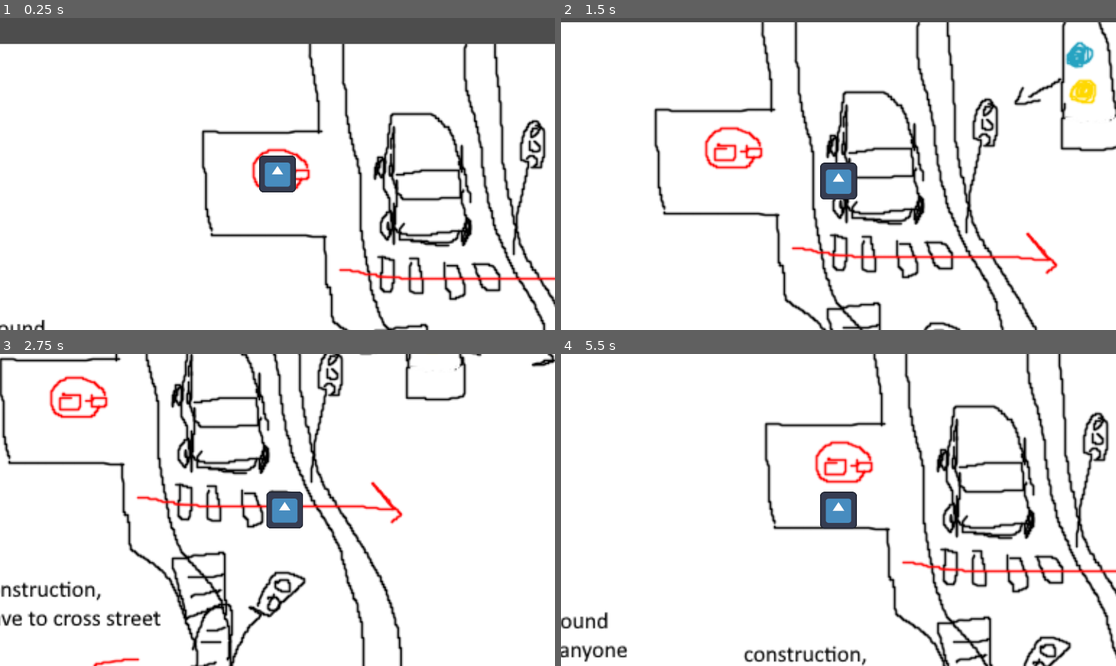
Above: before the commit, frames 1-4 (two rows, left to right).
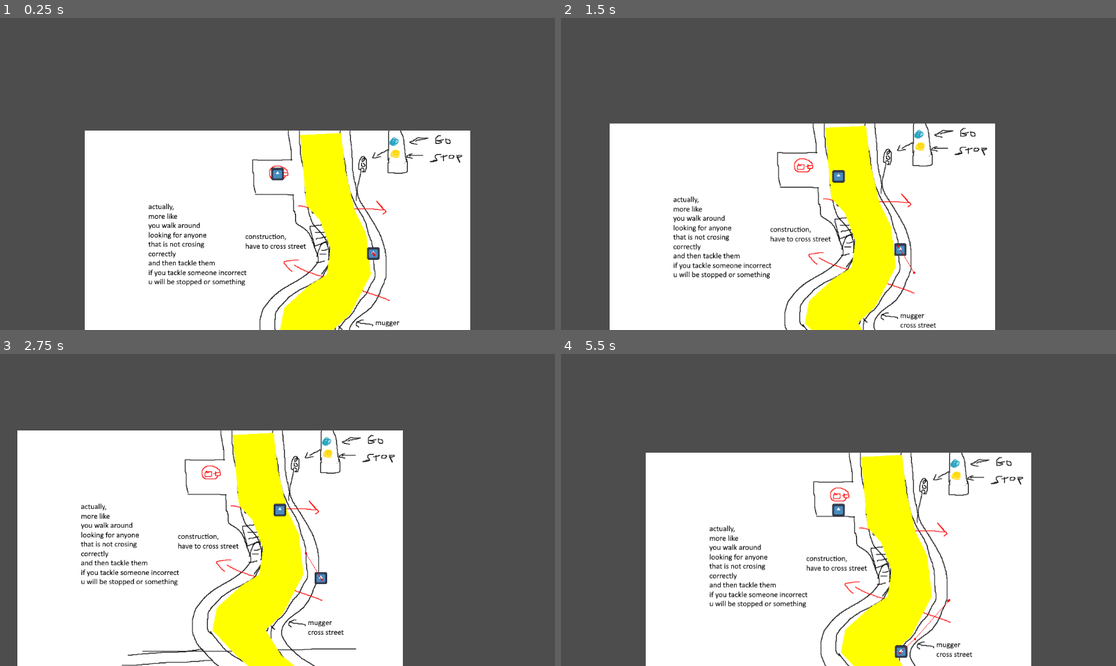
Above: after the commit, the same moments.

Repository: standycore/world_jump
Game: Godot game, scene res://scenes/worlds/world1.tscn
Same seed, same stepped clock (60 frames per second), same inputs: the game is played once before the commit and once after it. The project has no main scene, so this scene is started directly. The engine's default icon, where the game draws it, is replaced by a stand-in: a white triangle on a blue panel in a dark square.
Inputs (mouse positions are in pixels of both pictures, inside the frame that each line leads up to):
- Up to frame 1 (0.25 s): no input
- Up to frame 2 (1.5 s): tap Enter at 0.5 s; move the mouse to (960, 158) at 0.52 s; hold Right (ui_right) 0.53-1.28 s; move the mouse to (727, 189) at 1.27 s; hold Down (ui_down) from 1.28 s (still down)
- Up to frame 3 (2.75 s): move the mouse to (333, 441) at 2.02 s; release Down (ui_down) at 2.03 s; hold Right (ui_right) from 2.03 s (still down)
- Up to frame 4 (5.5 s): move the mouse to (810, 572) at 2.77 s; release Right (ui_right) at 2.78 s; hold Up (ui_up) 2.78-3.53 s; move the mouse to (1005, 556) at 3.52 s; hold Left (ui_left) 3.53-5.03 s; move the mouse to (672, 463) at 4.27 s; move the mouse to (866, 510) at 5.02 s; hold Down (ui_down) from 5.03 s (still down)

The runs differ from the first frame. In frame 1, 60% of the frame differs, in the area x 0-100%, y 8-100%; in frame 2, 66%; in frame 3, 63%; in frame 4, 66%, in the area x 0-100%, y 0-100%.

Commit message:
crosswalk, and npc now  moves randomly

Diff:
--- /dev/null
+++ b/scenes/components/npc/npc.gd
@@ -0,0 +1,51 @@
+extends CharacterBody2D
+
+const SPEED := 100.0
+
+@onready var nav_agent: NavigationAgent2D = $NavigationAgent2D
+
+var _moving_enabled := false
+var _next_pos := Vector2(0, 0)
+var _crossing_link := false
+var _link_exit_position := Vector2(0, 0)
+
+func set_target_position(pos: Vector2):
+	nav_agent.target_position = pos
+
+func _ready():
+
+	nav_agent.navigation_finished.connect(func():
+
+		await get_tree().create_timer(randf() * 2).timeout
+		nav_agent.target_position = position + (Vector2(randf(), randf()) - Vector2(.5, .5)) * 2 * 200
+	)
+
+	set_target_position(position + Vector2(randf() * 10, randf() * 10))
+
+func _physics_process(_delta):
+
+	#if nav_agent.target_position != get_global_mouse_position():
+		#print("path changed")
+		#nav_agent.target_position = get_global_mouse_position()
+
+	#print(_moving_enabled)
+
+	if not nav_agent.is_navigation_finished():
+		_moving_enabled = true
+		if _crossing_link:
+			print("using link end position ", _link_exit_position)
+			_next_pos = _link_exit_position
+			if (_next_pos - position).length() < 5:
+				_crossing_link = false
+		else:
+			_next_pos = nav_agent.get_next_path_position()
+	else:
+		_moving_enabled = false
+
+	if _moving_enabled:
+		var dir := _next_pos - position
+		dir = dir.normalized()
+
+		velocity = dir * SPEED
+
+		move_and_slide()
--- a/scenes/worlds/world1.tscn
+++ b/scenes/worlds/world1.tscn
@@ -1,15 +1,24 @@
-[gd_scene load_steps=5 format=3 uid="uid://bacp2urbmxd78"]
+[gd_scene load_steps=9 format=3 uid="uid://bacp2urbmxd78"]
 
 [ext_resource type="PackedScene" uid="uid://bjro5c3dxjgcn" path="res://scenes/player/player.tscn" id="1_meu70"]
 [ext_resource type="Texture2D" uid="uid://dus0ngjtdxp6e" path="res://assets/sketches/pasted_image.png" id="1_ssurg"]
 [ext_resource type="Script" path="res://scenes/components/camera_follow/camera_follow.gd" id="3_08vvf"]
+[ext_resource type="Script" path="res://scenes/components/npc/npc.gd" id="4_6sbyl"]
+[ext_resource type="Texture2D" uid="uid://buadhcjn8144d" path="res://misc/icon.svg" id="4_khl15"]
 
 [sub_resource type="NavigationPolygon" id="NavigationPolygon_72e6e"]
-vertices = PackedVector2Array(-132, -61, -138, 88, -138, 87, 278, 445, 295, 484, -406, 486, 198, 404, 157, 372, 142, 323, -23, 289, 40, -21, 36, -63, 141, -63, 153, 42, -32, 28, -36, -22, 39, 32, 69, 113, 46, 94, 201, 124, 95, 165, 216, 215, 176, 287, 78, 202, 14, 251, -406, -61, -162, 258)
-polygons = Array[PackedInt32Array]([PackedInt32Array(0, 1, 2), PackedInt32Array(3, 4, 5, 6), PackedInt32Array(7, 6, 5), PackedInt32Array(8, 7, 5, 9), PackedInt32Array(10, 11, 12, 13), PackedInt32Array(14, 15, 10, 16), PackedInt32Array(17, 18, 16, 10, 13, 19), PackedInt32Array(20, 17, 19, 21, 22), PackedInt32Array(23, 20, 22, 8), PackedInt32Array(24, 23, 8, 9), PackedInt32Array(5, 25, 0, 2, 26), PackedInt32Array(9, 5, 26)])
+vertices = PackedVector2Array(-32, 281, 8, 243, 7, 244, -132, -61, -138, 88, -138, 87, 97, 428, 138, 462, 148, 484, -406, 486, 96, 428, 46, 384, -162, 258, 31, -23, 27, -63, 38, -63, 50, 69, -32, 28, -36, -23, 29, 30, 36, 96, 58, 118, 79, 101, 99, 154, 81, 164, 59, 204, 92, 203, 59, 224, 5, 273, -6, 328, -406, -61, 46, 383, 151, -9, 151, -8, 144, -64, 288, 439, 301, 484, 274, 484, 263, 452, 215, 392, 207, 411, 214, 392, 154, 369, 181, 369, 170, 324, 127, 326, 159, 297, 208, 285, 204, 210, 232, 220, 219, 126, 194, 121, 172, 39, 170, 73, 161, -64)
+polygons = Array[PackedInt32Array]([PackedInt32Array(0, 1, 2), PackedInt32Array(3, 4, 5), PackedInt32Array(6, 7, 8, 9, 10), PackedInt32Array(11, 10, 9, 12), PackedInt32Array(13, 14, 15, 16), PackedInt32Array(17, 18, 13, 19), PackedInt32Array(19, 13, 16, 20), PackedInt32Array(21, 20, 16, 22, 23), PackedInt32Array(24, 21, 23), PackedInt32Array(25, 24, 23, 26, 27), PackedInt32Array(2, 25, 27, 28, 0), PackedInt32Array(0, 28, 29), PackedInt32Array(9, 30, 3, 5, 12), PackedInt32Array(31, 11, 12, 29), PackedInt32Array(0, 29, 12), PackedInt32Array(32, 33, 34), PackedInt32Array(35, 36, 37, 38), PackedInt32Array(39, 35, 38, 40, 41), PackedInt32Array(41, 40, 42, 43), PackedInt32Array(44, 43, 42, 45, 46), PackedInt32Array(47, 44, 46, 48, 49), PackedInt32Array(50, 49, 48, 51), PackedInt32Array(52, 50, 51, 53), PackedInt32Array(54, 52, 53, 32, 34)])
 outlines = Array[PackedVector2Array]([PackedVector2Array(-416, -71, 379, -76, 382, 494, -417, 497)])
-parsed_geometry_type = 1
+
+[sub_resource type="NavigationPolygon" id="NavigationPolygon_h5fo3"]
+vertices = PackedVector2Array(169, 71, 50, 69, 48, 41, 161, 35)
+polygons = Array[PackedInt32Array]([PackedInt32Array(0, 1, 2, 3)])
+outlines = Array[PackedVector2Array]([PackedVector2Array(48, 41, 161, 35, 169, 71, 50, 69)])
 source_geometry_group_name = &"navigation_polygon_source_group"
+agent_radius = 0.0
+
+[sub_resource type="CircleShape2D" id="CircleShape2D_u4lvn"]
 
 [node name="World1" type="Node2D"]
 
@@ -17,23 +26,48 @@
 position = Vector2(0, 210)
 texture = ExtResource("1_ssurg")
 
+[node name="NavigationRegion2D" type="NavigationRegion2D" parent="."]
+navigation_polygon = SubResource("NavigationPolygon_72e6e")
+
+[node name="StaticBody2D" type="StaticBody2D" parent="NavigationRegion2D"]
+
+[node name="CollisionPolygon2D" type="CollisionPolygon2D" parent="NavigationRegion2D/StaticBody2D"]
+polygon = PackedVector2Array(20, -33, 15, -91, -122, -92, -128, 88, -151, 250, -35, 270, 1, 236, 51, 197, 70, 164, 50, 124, 27, 101, 20, 40, -42, 38, -47, -33)
+
+[node name="CollisionPolygon2D2" type="CollisionPolygon2D" parent="NavigationRegion2D/StaticBody2D"]
+polygon = PackedVector2Array(169, -90, 182, 36, 228, 121, 242, 219, 216, 292, 181, 327, 190, 363, 220, 384, 298, 434, 319, 512, 404, 529, 398, -94)
+
+[node name="Polygon2D" type="Polygon2D" parent="NavigationRegion2D"]
+color = Color(1, 1, 0, 1)
+polygon = PackedVector2Array(47, -81, 132, -85, 141, -7, 160, 75, 184, 124, 194, 208, 151, 291, 115, 324, 148, 377, 201, 419, 255, 458, 267, 494, 164, 495, 147, 456, 103, 420, 53, 376, 5, 325, 14, 278, 65, 232, 102, 209, 110, 154, 88, 96, 60, 65)
+
+[node name="NavigationRegion2D2" type="NavigationRegion2D" parent="."]
+navigation_polygon = SubResource("NavigationPolygon_h5fo3")
+navigation_layers = 2
+
 [node name="Player" parent="." instance=ExtResource("1_meu70")]
+y_sort_enabled = true
 
 [node name="Camera2D" type="Camera2D" parent="." node_paths=PackedStringArray("target")]
-zoom = Vector2(3, 3)
 process_callback = 0
 position_smoothing_enabled = true
 position_smoothing_speed = 20.0
 script = ExtResource("3_08vvf")
 target = NodePath("../Player")
 
-[node name="NavigationRegion2D" type="NavigationRegion2D" parent="."]
-navigation_polygon = SubResource("NavigationPolygon_72e6e")
+[node name="NPC" type="CharacterBody2D" parent="."]
+position = Vector2(199, 165)
+script = ExtResource("4_6sbyl")
+metadata/_edit_group_ = true
 
-[node name="StaticBody2D" type="StaticBody2D" parent="NavigationRegion2D"]
+[node name="CollisionShape2D" type="CollisionShape2D" parent="NPC"]
+shape = SubResource("CircleShape2D_u4lvn")
 
-[node name="CollisionPolygon2D" type="CollisionPolygon2D" parent="NavigationRegion2D/StaticBody2D"]
-polygon = PackedVector2Array(29, -31, 24, -91, -122, -92, -128, 88, -151, 250, -26, 278, 8, 243, 70, 196, 84, 165, 61, 119, 37, 100, 30, 42, -42, 38, -47, -33)
+[node name="Sprite2D" type="Sprite2D" parent="NPC"]
+scale = Vector2(0.2, 0.2)
+texture = ExtResource("4_khl15")
 
-[node name="CollisionPolygon2D2" type="CollisionPolygon2D" parent="NavigationRegion2D/StaticBody2D"]
-polygon = PackedVector2Array(149, -89, 163, 39, 211, 121, 227, 218, 186, 292, 153, 326, 166, 366, 203, 396, 286, 438, 319, 512, 404, 529, 398, -94)
+[node name="NavigationAgent2D" type="NavigationAgent2D" parent="NPC"]
+path_desired_distance = 5.0
+navigation_layers = 3
+debug_enabled = true
